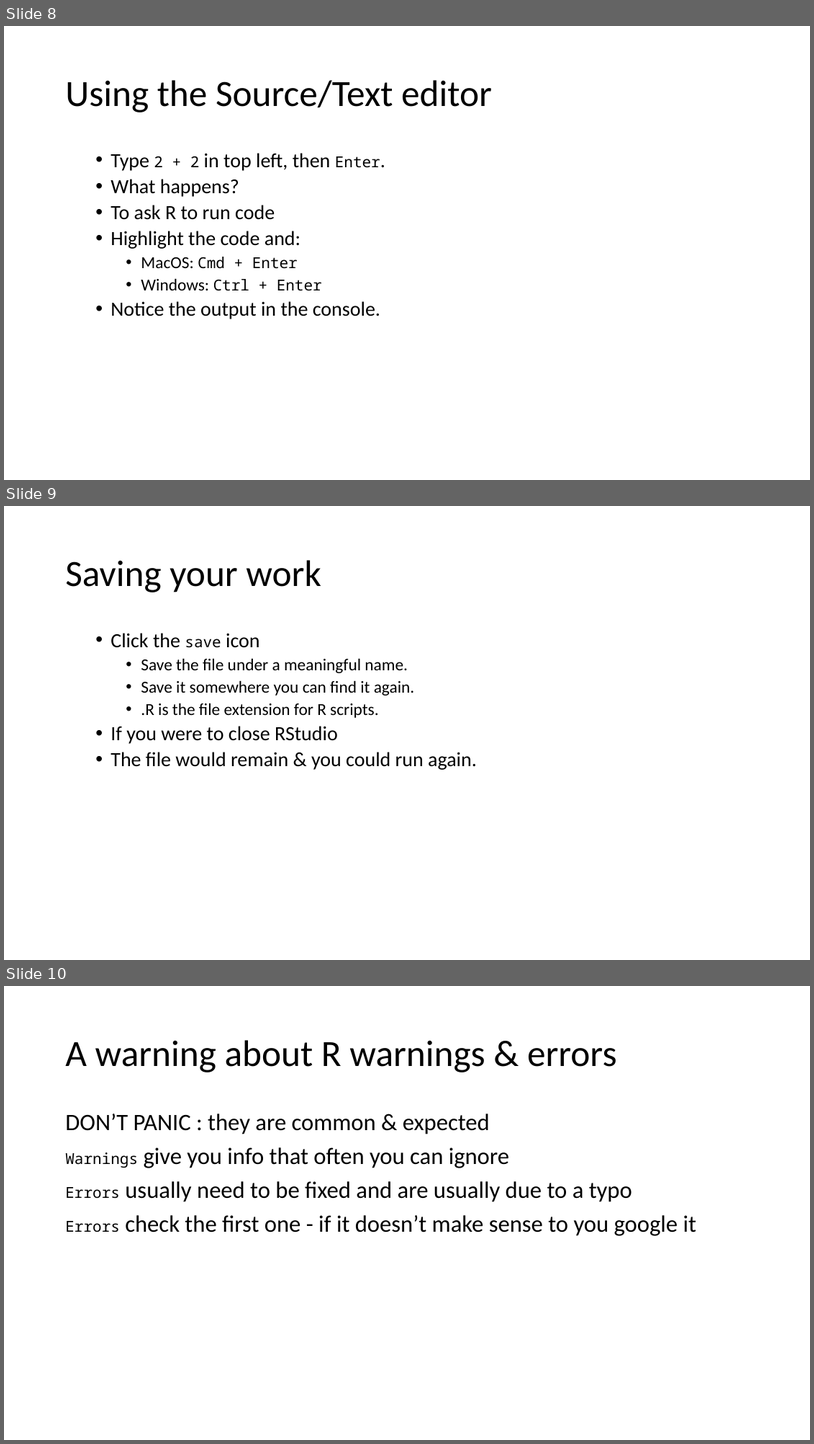
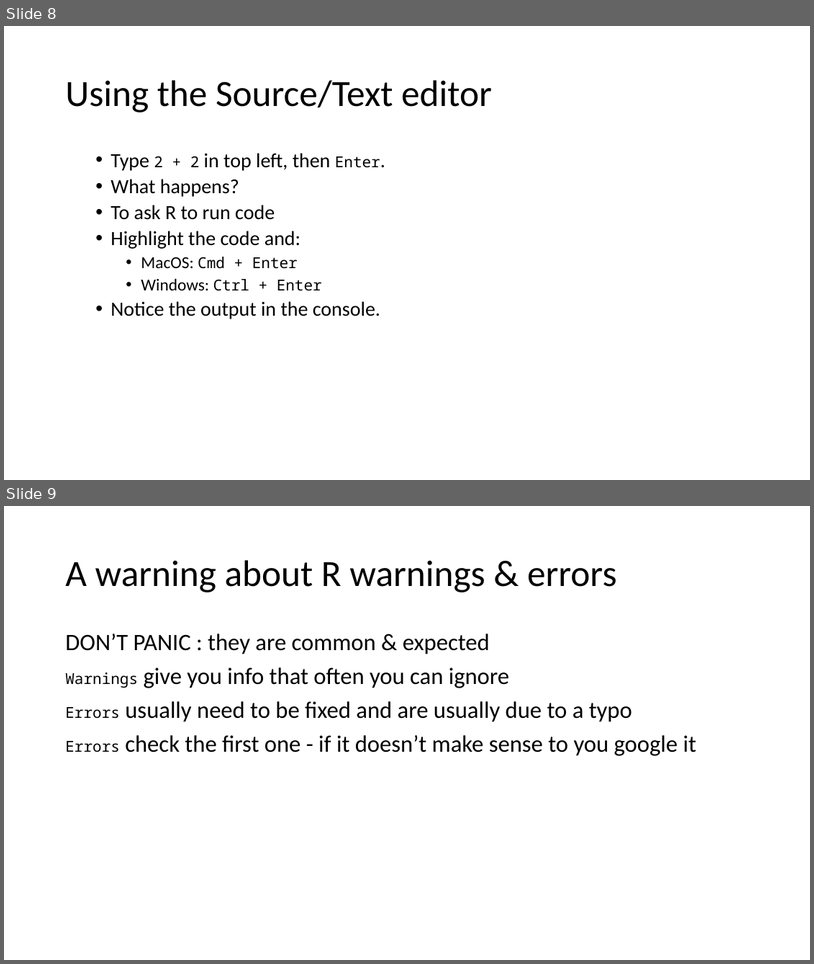
Before and after one commit to uclh-criu/learning-datascience, a slide deck: sessions/1-R-taster.pptx. Shown one above the other, each under a label of ours: slides 8, 9 and 10 before the commit, slides 8 and 9 after it. The pictures are 814x1444 and 814x964 pixels, drawn with LibreOffice and Linux fonts; fonts in the diff are those of the drawing. Boxes give left, top, right and bottom in pixels: in the first picture for what was removed or moved away, otherwise in the second. Text is boxed around its words. In the diff, an @@ line names an element or a change of style, - is before the commit and + after.

```diff
--- a/sessions/1-R-taster.pptx
+++ b/sessions/1-R-taster.pptx
@@ slide 9 removed at (x1=4, y1=506, x2=810, y2=960), background #FFFFFF @@
@@ title removed at (x1=65, y1=560, x2=321, y2=592) @@
-Saving your work
@@ text removed at (x1=111, y1=633, x2=477, y2=770) @@
-  • Click the save icon
-    • Save the file under a meaningful name.
-    • Save it somewhere you can find it again.
-    • .R is the file extension for R scripts.
-  • If you were to close RStudio
-  • The file would remain & you could run again.
@@ what was slide 10 is now slide 9 @@
```
Also in this commit, not shown: 1 slide changed, 6 other files.
